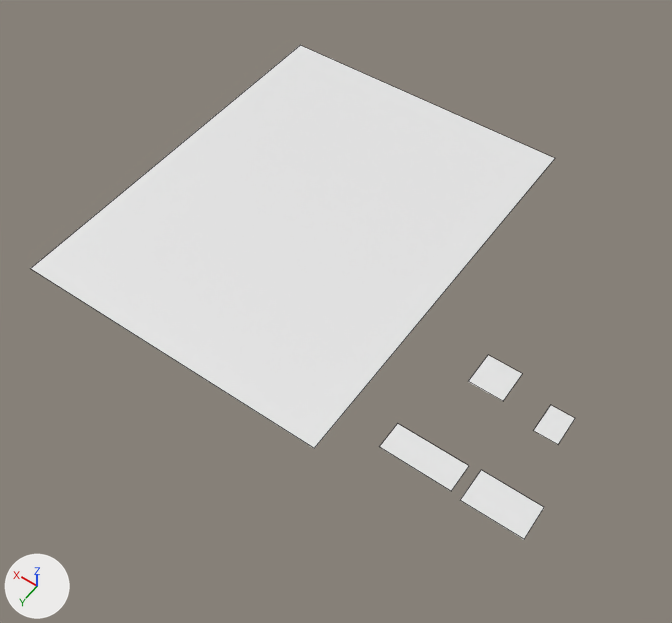
What one commit did to the FBX model Client/Assets/Models/卡牌.FBX.
The view is the same before and after, from a 50 mm camera at (-0.77, 3.65, 3.71) aimed at (0.93, 1.27, -0.03). Lighting does not change. The marker at lower left points along +X, +Y and +Z. Mesh edges are drawn as thin lines. Where no turn or scale is listed for an object, it has been applied to the vertices.

Objects in the first picture: 'MainBoard', 'NumberSet_LeftLife', 'NumberSet_Small', 'NumberSet_TotalLife', 'NumberSset_Cost'.
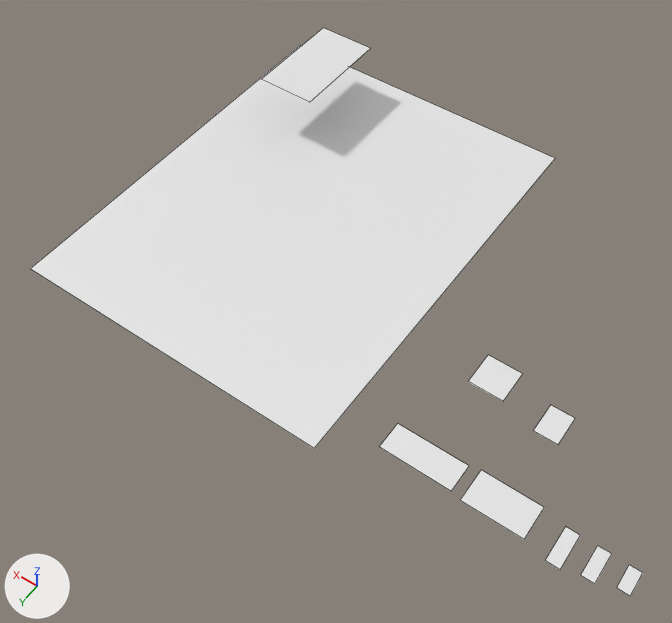
Edits to the bpy script that builds the scene:
```text
Add me_mesh_005:
    me_mesh_005.from_pydata([(0.0, 0.097, 0.0), (0.069, 0.097, 0.0), (0.0, -0.09, 0.0), (0.069, -0.09, 0.0)], [], [(0, 1, 3, 2)])
Add me_mesh_006:
    me_mesh_006.from_pydata([(0.001, 0.082, 0.0), (0.064, 0.082, 0.0), (0.001, -0.077, 0.0), (0.064, -0.077, 0.0)], [], [(0, 1, 3, 2)])
Add me_mesh_008:
    me_mesh_008.from_pydata([(-0.2, 0.245, 0.0), (0.143, 0.245, 0.0), (-0.2, -0.356, 0.0), (0.143, -0.356, 0.0)], [], [(0, 1, 3, 2)])
Add me_mesh_007:
    me_mesh_007.from_pydata([(0.0003, 0.0626, 0.0), (0.0611, 0.0626, 0.0), (0.0003, -0.0592, 0.0), (0.0611, -0.0592, 0.0)], [], [(0, 1, 3, 2)])
Add ob_bignumber:
    ob_bignumber = bpy.data.objects.new('BigNumber', me_mesh_005)
    ob_bignumber.location = (-0.632, 1.759, 0.0)
Add ob_mediumnumber:
    ob_mediumnumber = bpy.data.objects.new('MediumNumber', me_mesh_006)
    ob_mediumnumber.location = (-0.776, 1.745, 0.0)
Add ob_swordmask:
    ob_swordmask = bpy.data.objects.new('SwordMask', me_mesh_008)
    ob_swordmask.location = (1.941, 0.139, 0.338)
Add ob_smallnumber:
    ob_smallnumber = bpy.data.objects.new('SmallNumber', me_mesh_007)
    ob_smallnumber.location = (-0.917, 1.727, 0.0)
```

Where the change shows, as pixel boxes (x1, y1, x2, y2) in the pictures (672 x 623 px):
'SwordMask', added: after (262, 28, 370, 102)
'BigNumber', added: after (545, 527, 580, 569)
'MediumNumber', added: after (581, 546, 611, 584)
'SmallNumber', added: after (617, 565, 643, 596)
